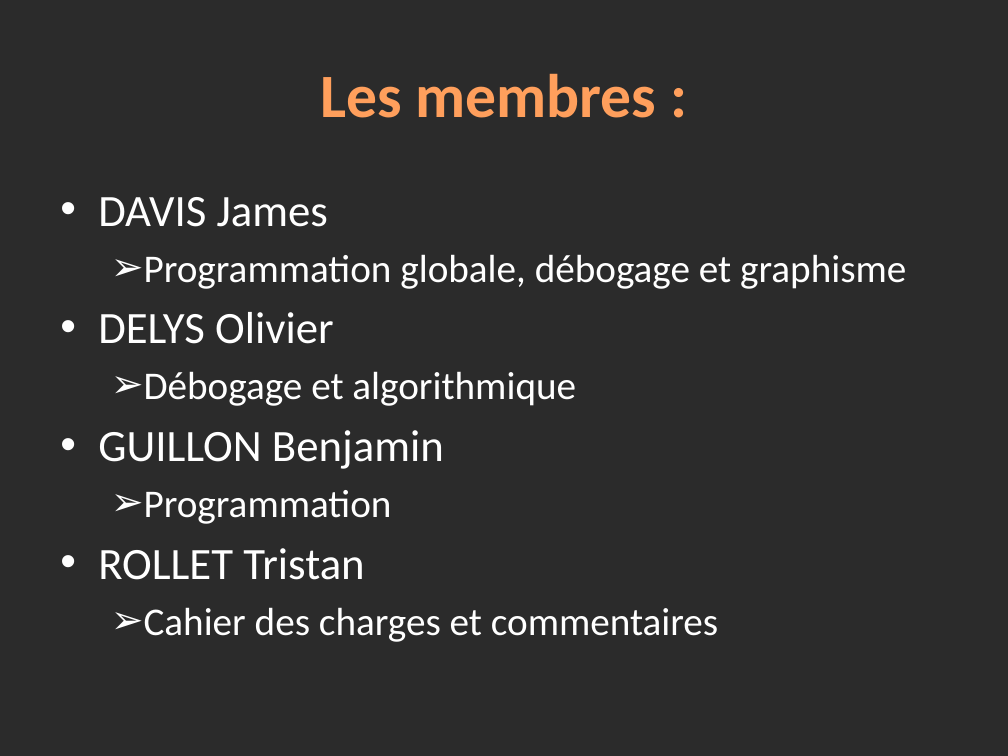
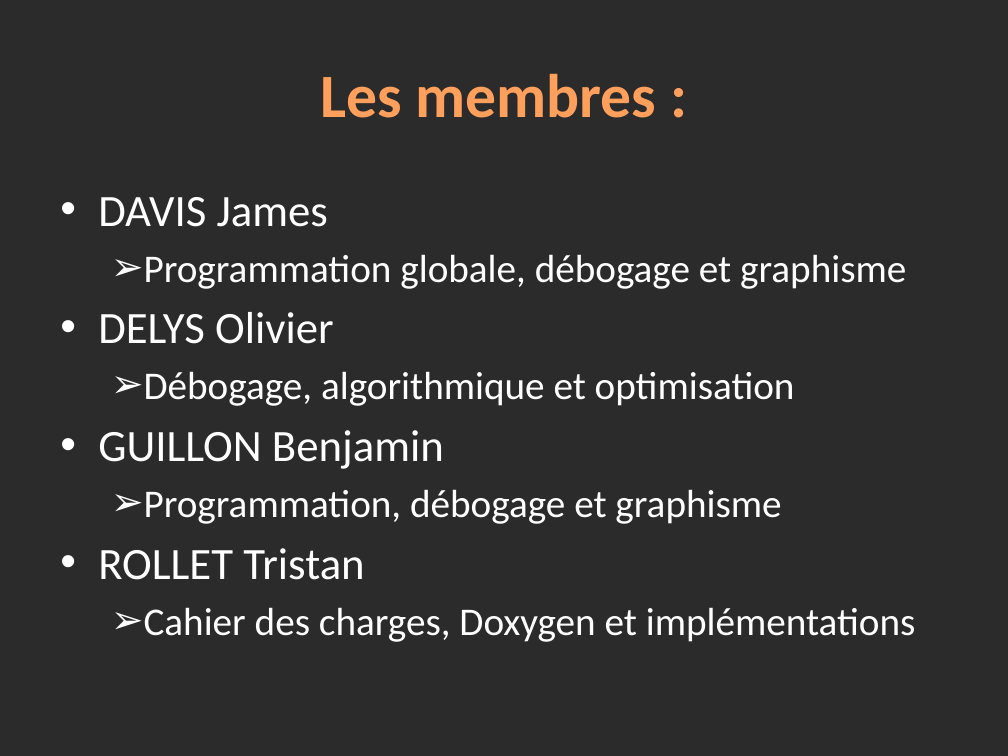
Before and after one commit to winbill/lifesevenpoker, a slide deck: slide 2 of Annexes/Presentation.pptx. Drawn at 1008x756 pixels with LibreOffice and Linux fonts; fonts in the diff are those of the drawing; background and template pictures are left out; a plain dark background stands for a picture behind light text. Boxes give left, top, right and bottom in pixels: in the first picture for what was removed or moved away, otherwise in the second. Text is boxed around its words. In the diff, an @@ line names an element or a change of style, - is before the commit and + after.

```diff
--- a/Annexes/Presentation.pptx
+++ b/Annexes/Presentation.pptx
@@ text at [144,371,795,406]: text changed @@
-  ➢ Débogage et algorithmique
+  ➢ Débogage, algorithmique et optimisation
@@ text at [144,489,781,524]: text changed @@
-  ➢ Programmation
+  ➢ Programmation, débogage et graphisme
@@ text at [144,607,916,642]: text changed @@
-  ➢ Cahier des charges et commentaires
+  ➢ Cahier des charges, Doxygen et implémentations
```
Also in this commit, not shown: 10 other slides changed, 3 slides added.
